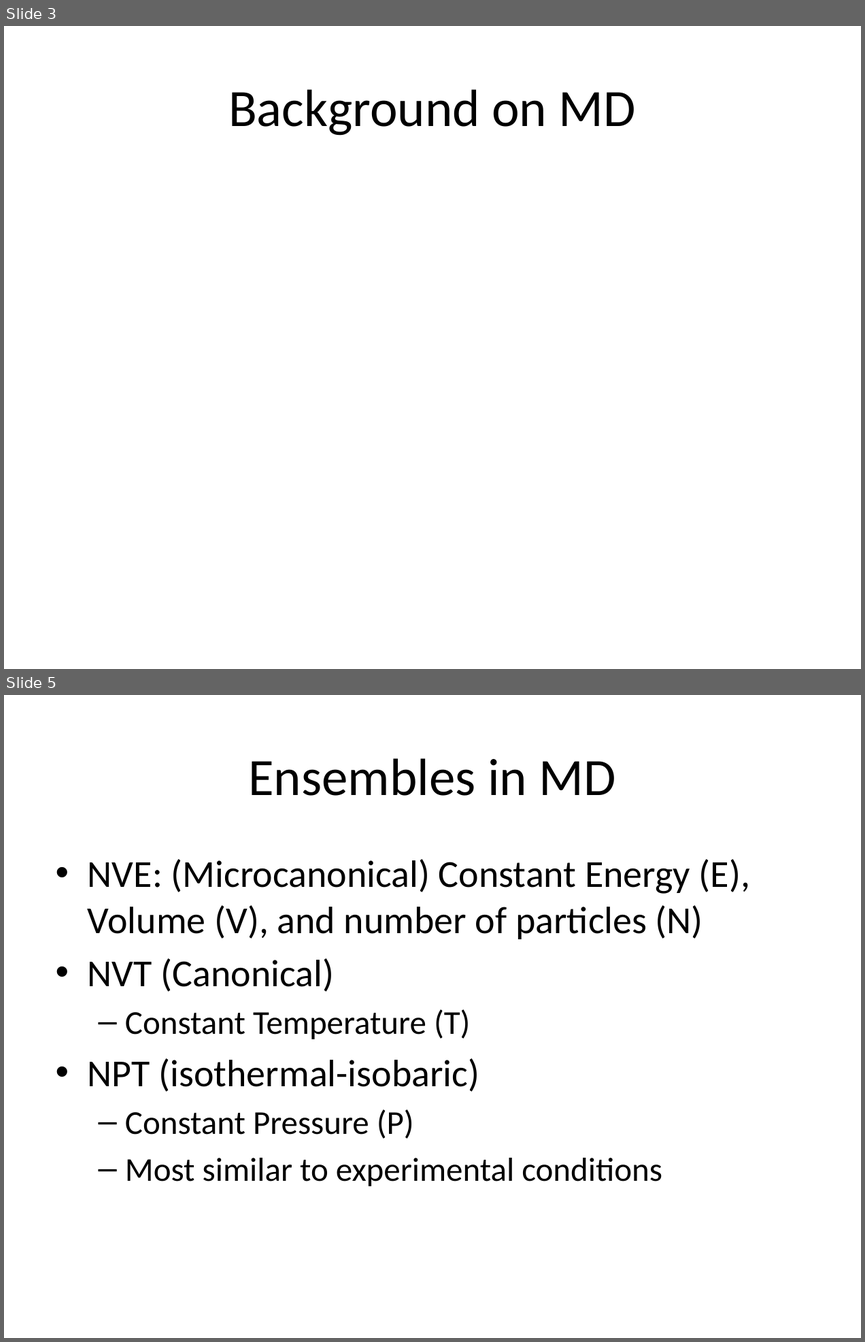
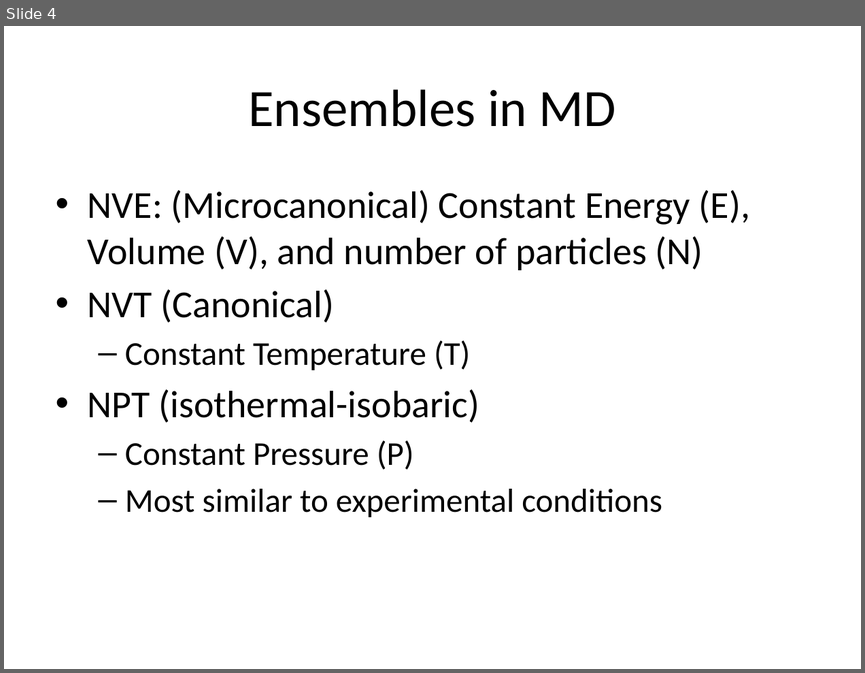
Before and after one commit to PrincetonUniversity/PrincetonCBEMDMPI, a slide deck: designreview/designreview.pptx. Shown one above the other, each under a label of ours: slides 3 and 5 before the commit, slide 4 after it; the slides between them are not shown. The pictures are 865x1342 and 865x673 pixels, drawn with LibreOffice and Linux fonts; fonts in the diff are those of the drawing; grey boxes stand for pictures. Boxes give left, top, right and bottom in pixels: in the first picture for what was removed or moved away, otherwise in the second. Text is boxed around its words. In the diff, an @@ line names an element or a change of style, - is before the commit and + after.

```diff
--- a/designreview/designreview.pptx
+++ b/designreview/designreview.pptx
@@ slide 3 removed at [4, 26, 861, 669], background #FFFFFF @@
@@ title removed at [228, 89, 636, 135] @@
-Background on MD
@@ what was slide 5 is now slide 4 @@
```
Also in this commit, not shown: 8 slides changed, 1 other slide removed.
